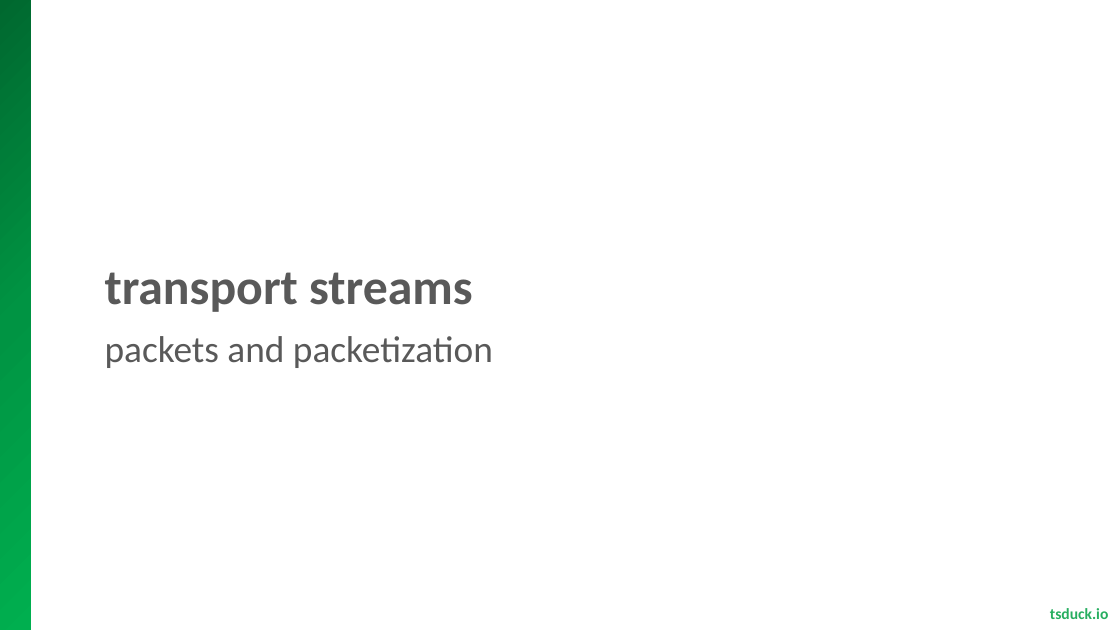
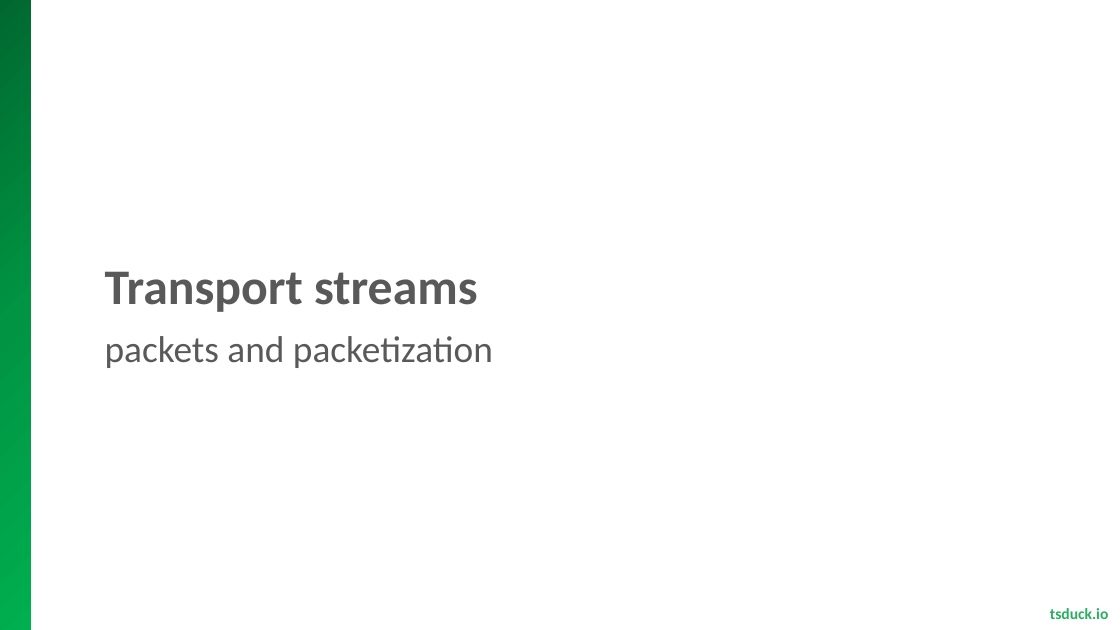
Before and after one commit to tsduck/tsduck, a slide deck: slide 3 of doc/mpegts-introduction.pptx. Drawn at 1120x630 pixels with LibreOffice and Linux fonts; fonts in the diff are those of the drawing; background and template pictures are left out. Boxes give left, top, right and bottom in pixels: in the first picture for what was removed or moved away, otherwise in the second. Text is boxed around its words. In the diff, an @@ line names an element or a change of style, - is before the commit and + after.

```diff
--- a/doc/mpegts-introduction.pptx
+++ b/doc/mpegts-introduction.pptx
@@ text at (105,271,478,312): text changed @@
-transport streams
+Transport streams
```
Also in this commit, not shown: 5 other slides changed, 2 other files.
